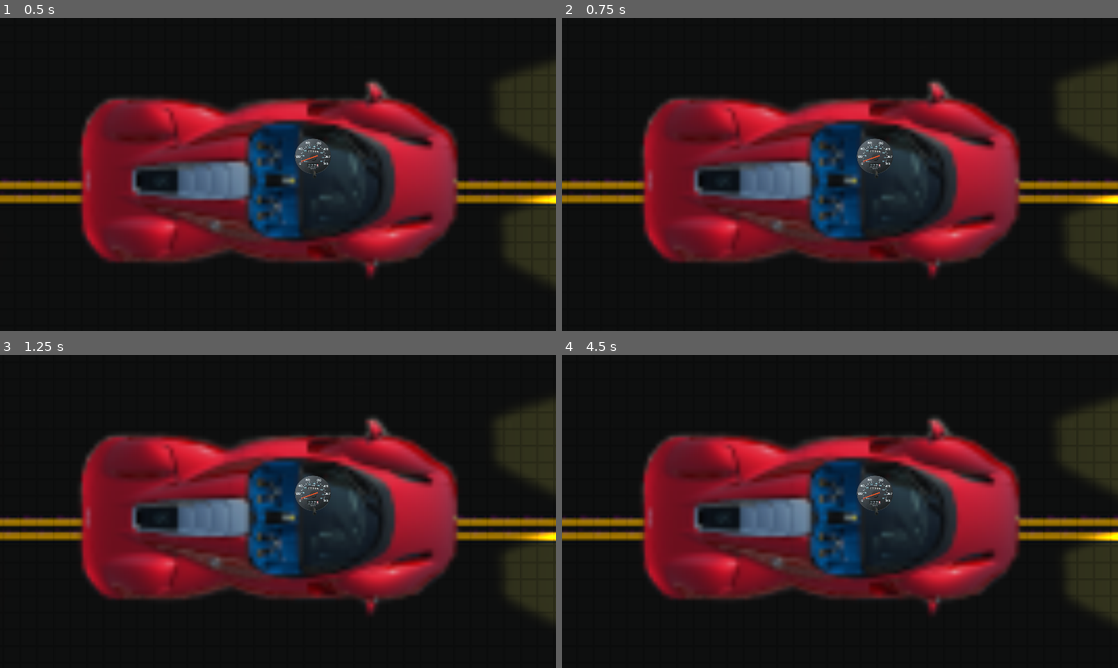
Above: before the commit, frames 1-4 (two rows, left to right).
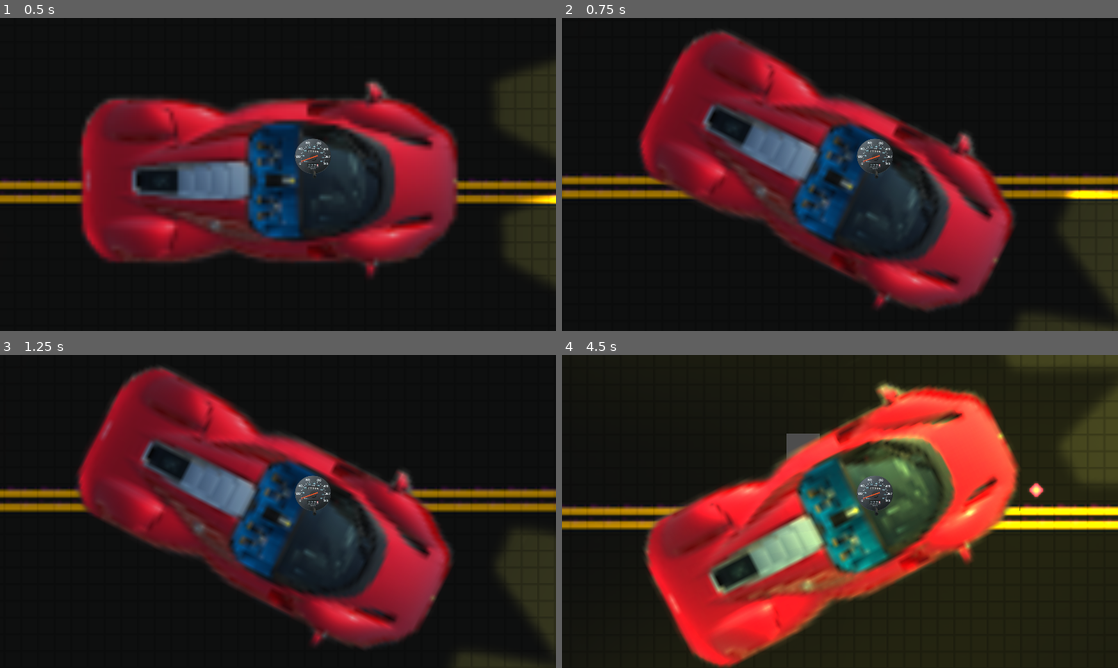
Above: after the commit, the same moments.

Repository: aqk/2d-lighting
Game: Godot game, scene res://Scene.tscn
Same seed, same stepped clock (60 frames per second), same inputs: the game is played once before the commit and once after it.
Inputs:
- Up to frame 1 (0.5 s): no input
- Up to frame 2 (0.75 s): tap Enter (brake, bound only after the commit) at 0.5 s; hold D (right, bound only after the commit) from 0.53 s (still down); tap B at 0.6 s
- Up to frame 3 (1.25 s): keep holding D (right, bound only after the commit)
- Up to frame 4 (4.5 s): release D (right, bound only after the commit) at 1.28 s; hold Enter (brake, bound only after the commit) 1.28-2.03 s; tap C at 1.35 s; tap Space (accel, bound only after the commit) at 2 s; hold D (right, bound only after the commit) 2.03-2.78 s; tap E at 2.1 s; hold Space (accel, bound only after the commit) 2.78-3.53 s; tap F at 2.85 s; hold A (left, bound only after the commit) from 3.53 s (still down); tap G at 3.6 s; tap H at 4.35 s

Frame 1 is identical in both runs. In frame 2, 38% of the frame differs, in the area x 0-100%, y 3-100%; in frame 3, 39%; in frame 4, 46%, in the area x 0-100%, y 0-100%.

Commit message:
fix keyboard inputs for godot 4

Diff:
--- a/godot-project/InputControl.gd
+++ b/godot-project/InputControl.gd
@@ -1,13 +1,13 @@
 extends Control
 
-const XBOX_BUTTON_TO_INDEX_MAPPING = {
-	JOY_XBOX_A: 0,
-	JOY_XBOX_B: 1,
-	JOY_XBOX_X: 2,
-	JOY_XBOX_Y: 3,
-	JOY_START: 6,
-	JOY_SELECT: 7
-}
+#const XBOX_BUTTON_TO_INDEX_MAPPING = {
+#	JOY_XBOX_A: 0,
+#	JOY_XBOX_B: 1,
+#	JOY_XBOX_X: 2,
+#	JOY_XBOX_Y: 3,
+#	JOY_START: 6,
+#	JOY_SELECT: 7
+#}
 
 const KEYBOARD_BUTTON_TO_INDEX_MAPPING = {
 	KEY_A: 13,
--- a/godot-project/project.godot
+++ b/godot-project/project.godot
@@ -87,23 +87,23 @@
 }
 accel={
 "deadzone": 0.5,
-"events": [Object(InputEventKey,"resource_local_to_scene":false,"resource_name":"","device":0,"window_id":0,"alt_pressed":false,"shift_pressed":false,"ctrl_pressed":false,"meta_pressed":false,"pressed":false,"keycode":0,"physical_keycode":0,"unicode":0,"echo":false,"script":null)
+"events": [Object(InputEventKey,"resource_local_to_scene":false,"resource_name":"","device":0,"window_id":0,"alt_pressed":false,"shift_pressed":false,"ctrl_pressed":false,"meta_pressed":false,"pressed":false,"keycode":32,"physical_keycode":0,"unicode":0,"echo":false,"script":null)
 , Object(InputEventJoypadButton,"resource_local_to_scene":false,"resource_name":"","device":0,"button_index":1,"pressure":0.0,"pressed":false,"script":null)
 ]
 }
 brake={
 "deadzone": 0.5,
-"events": [Object(InputEventKey,"resource_local_to_scene":false,"resource_name":"","device":0,"window_id":0,"alt_pressed":false,"shift_pressed":false,"ctrl_pressed":false,"meta_pressed":false,"pressed":false,"keycode":0,"physical_keycode":0,"unicode":0,"echo":false,"script":null)
+"events": [Object(InputEventKey,"resource_local_to_scene":false,"resource_name":"","device":0,"window_id":0,"alt_pressed":false,"shift_pressed":false,"ctrl_pressed":false,"meta_pressed":false,"pressed":false,"keycode":4194309,"physical_keycode":0,"unicode":0,"echo":false,"script":null)
 ]
 }
 left={
 "deadzone": 0.5,
-"events": [Object(InputEventKey,"resource_local_to_scene":false,"resource_name":"","device":0,"window_id":0,"alt_pressed":false,"shift_pressed":false,"ctrl_pressed":false,"meta_pressed":false,"pressed":false,"keycode":0,"physical_keycode":0,"unicode":0,"echo":false,"script":null)
+"events": [Object(InputEventKey,"resource_local_to_scene":false,"resource_name":"","device":0,"window_id":0,"alt_pressed":false,"shift_pressed":false,"ctrl_pressed":false,"meta_pressed":false,"pressed":false,"keycode":65,"physical_keycode":0,"unicode":0,"echo":false,"script":null)
 ]
 }
 right={
 "deadzone": 0.5,
-"events": [Object(InputEventKey,"resource_local_to_scene":false,"resource_name":"","device":0,"window_id":0,"alt_pressed":false,"shift_pressed":false,"ctrl_pressed":false,"meta_pressed":false,"pressed":false,"keycode":0,"physical_keycode":0,"unicode":0,"echo":false,"script":null)
+"events": [Object(InputEventKey,"resource_local_to_scene":false,"resource_name":"","device":0,"window_id":0,"alt_pressed":false,"shift_pressed":false,"ctrl_pressed":false,"meta_pressed":false,"pressed":false,"keycode":68,"physical_keycode":0,"unicode":0,"echo":false,"script":null)
 ]
 }
 roll={
